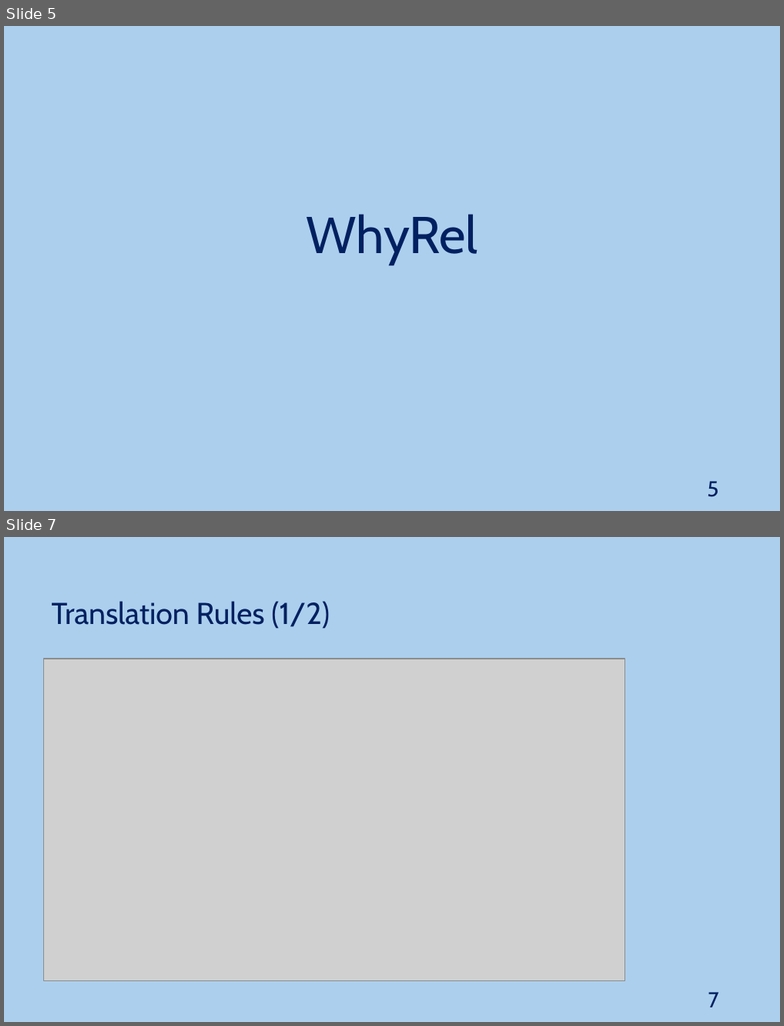
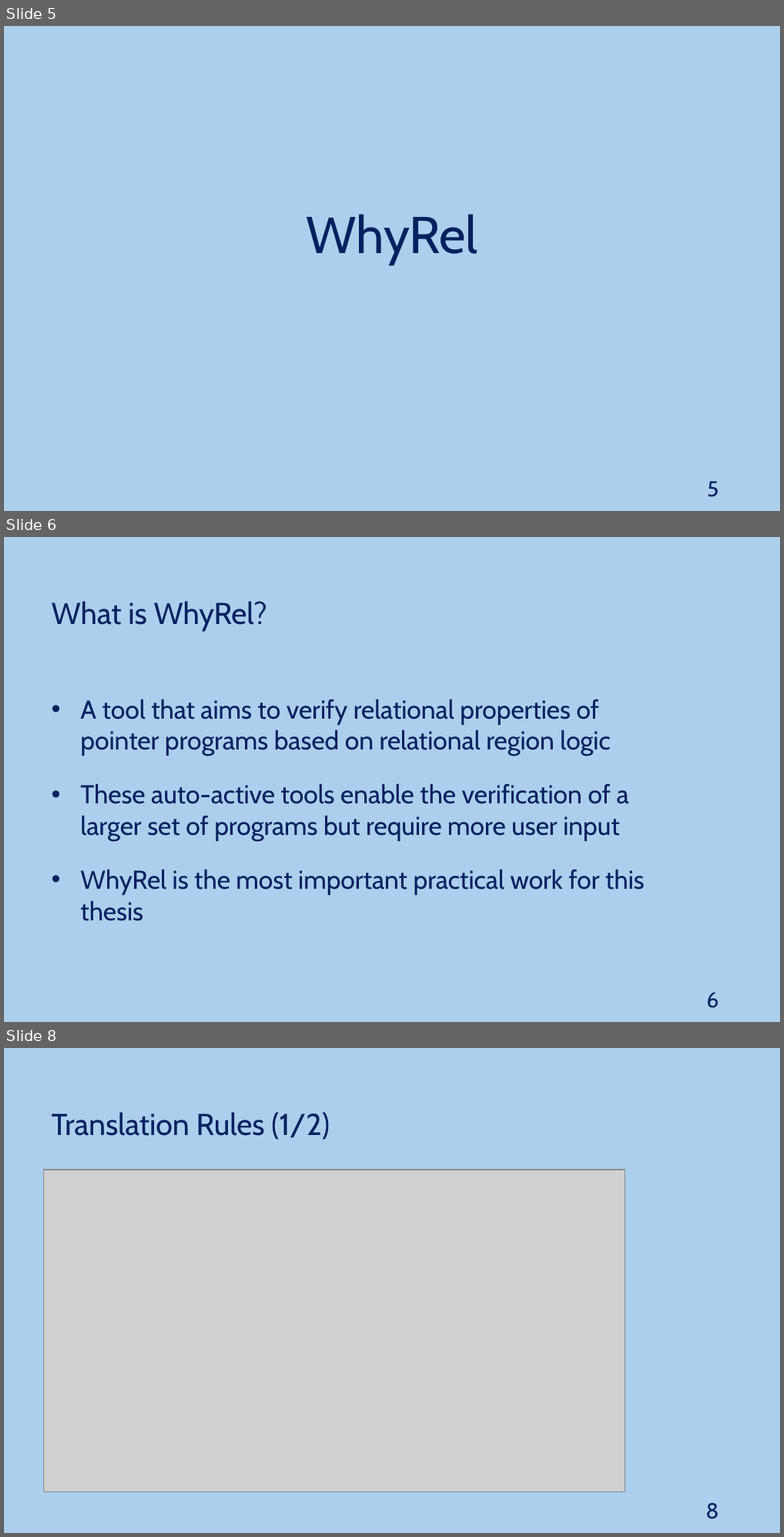
Before and after one commit to JoaoNini75/MasterThesis, a slide deck: tese/presentation/Ap Tese.pptx. Shown one above the other, each under a label of ours: slides 5 and 7 before the commit, slides 5, 6 and 8 after it; the slides between them are not shown. The pictures are 784x1026 and 784x1537 pixels, drawn with LibreOffice and Linux fonts; fonts in the diff are those of the drawing; grey boxes stand for pictures. Boxes give left, top, right and bottom in pixels: in the first picture for what was removed or moved away, otherwise in the second. Text is boxed around its words. In the diff, an @@ line names an element or a change of style, - is before the commit and + after.

```diff
--- a/tese/presentation/Ap Tese.pptx
+++ b/tese/presentation/Ap Tese.pptx
@@ slide 6 added at box(4, 537, 780, 1022), background #ACCFEE @@
@@ text added at box(52, 601, 267, 631), 28 pt, text #002060 @@
+What is WhyRel?
@@ text added at box(80, 699, 645, 921), 24 pt, text #002060 @@
+• A tool that aims to verify relational properties of pointer programs based on relational region logic
+• These auto-active tools enable the verification of a larger set of programs but require more user input
+• WhyRel is the most important practical work for this thesis
@@ page number added at box(707, 992, 719, 1008), 20 pt, text #002060 @@
+6
@@ what was slide 7 is now slide 8 @@
@@ page number at box(706, 1503, 719, 1519): text changed @@
-7
+8
```
Also in this commit, not shown: 11 slides changed, 1 other slide added, 1 slide removed.
